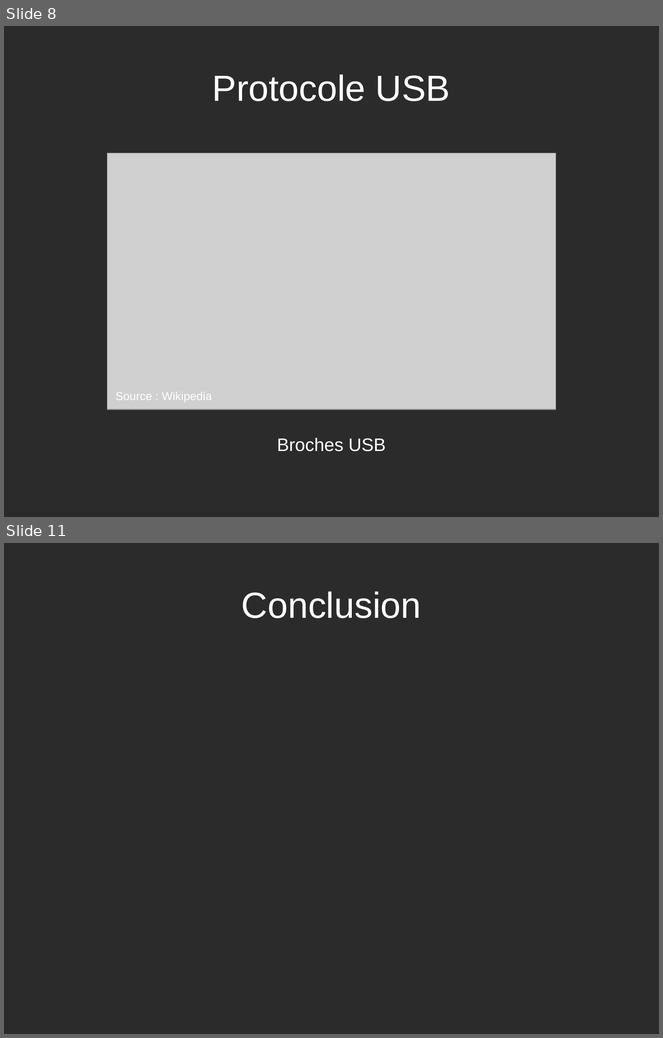
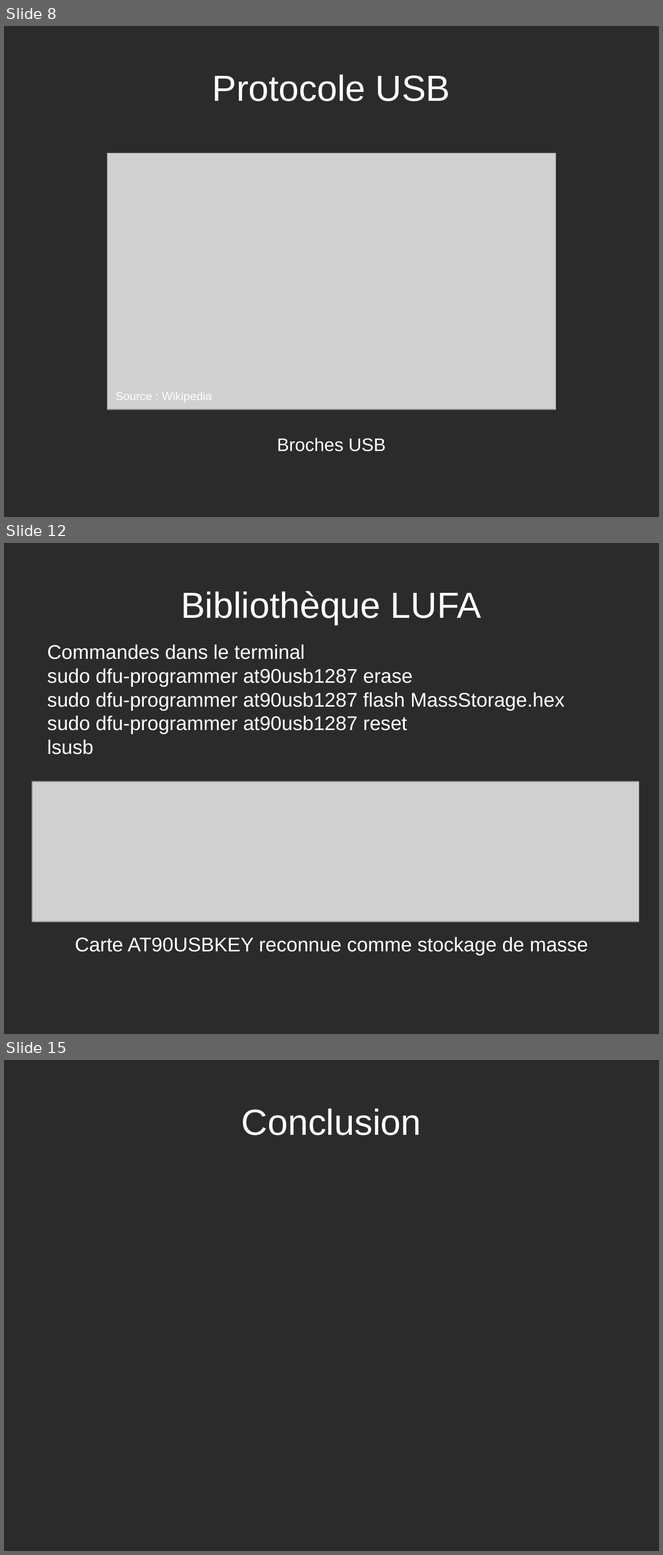
Before and after one commit to rguillomon/IMA3-4_Project, a slide deck: P12(périphUSB).odp. Shown one above the other, each under a label of ours: slides 8 and 11 before the commit, slides 8, 12 and 15 after it; the slides between them are not shown. The pictures are 663x1038 and 663x1555 pixels, drawn with LibreOffice and Linux fonts; fonts in the diff are those of the drawing; grey boxes stand for pictures; background and template pictures are left out; a plain dark background stands for a picture behind light text. Boxes give left, top, right and bottom in pixels: in the first picture for what was removed or moved away, otherwise in the second. Text is boxed around its words. In the diff, an @@ line names an element or a change of style, - is before the commit and + after.

Commit message:
commit : ajout diapos LUFA

```diff
--- a/P12(périphUSB).odp
+++ b/P12(périphUSB).odp
@@ slide 12 added at <box>4,543,659,1034</box>, background picture (left out) @@
@@ title added at <box>181,591,482,625</box>, 44 pt, text #FFFFFF @@
+Bibliothèque LUFA
@@ text added at <box>47,644,565,755</box>, 24 pt, text #FFFFFF @@
+Commandes dans le terminal
+sudo dfu-programmer at90usb1287 erase
+sudo dfu-programmer at90usb1287 flash MassStorage.hex
+sudo dfu-programmer at90usb1287 reset
+lsusb
@@ picture added at <box>32,782,639,922</box> @@
@@ text added at <box>75,937,588,956</box>, 24 pt, text #FFFFFF @@
+Carte AT90USBKEY reconnue comme stockage de masse
@@ what was slide 11 is now slide 15 @@
```
Also in this commit, not shown: 1 slide changed, 4 other slides added, 1 slide removed.
